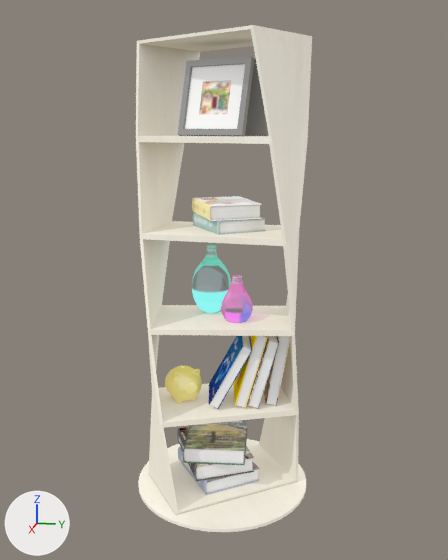
The glTF model assets/meetingRoom/twistShelf/scene.gltf as it was, and as the next commit left it.
The view is the same before and after, from a 50 mm camera at (214.3, 120.2, 133.0) aimed at (2.3, 77.8, 80.0). Arrows for +X, +Y and +Z are at lower left; the lights stay in place. Where no turn or scale is listed for an object, it has been applied to the vertices. Vertices at the same position are counted once.

The older version as bpy lines, for what is in view:
```python
me_mesh_0 = bpy.data.meshes.new('Mesh_0')
me_mesh_0.from_pydata(...)  # 753 vertices, 1248 faces; spans x -25.0..29.0, y 48.0..106.0, z 1.0..161.0
me_mesh_0.materials.append(mat_object001_mtl)
me_mesh_1 = bpy.data.meshes.new('Mesh_1')
me_mesh_1.from_pydata(...)  # 2214 vertices, 4320 faces; spans x -30.1..34.6, y 44.8..109.5, z 0.0..130.2
me_mesh_1.materials.append(mat_object001_mtl)
me_mesh_2 = bpy.data.meshes.new('Mesh_2')
me_mesh_2.from_pydata(...)  # 3059 vertices, 5384 faces; spans x -25.0..29.0, y 48.0..106.0, z 1.0..161.0
me_mesh_2.materials.append(mat_object001_mtl)
me_mesh_3 = bpy.data.meshes.new('Mesh_3')
me_mesh_3.from_pydata(...)  # 5558 vertices, 10908 faces; spans x -30.0..35.0, y 45.0..109.0, z 0.0..160.0
me_mesh_3.materials.append(mat_object001_mtl)
ob_mesh_0 = bpy.data.objects.new('Mesh_0', me_mesh_0)
ob_mesh_0.location = (0.0, 0.0, 0.0)
ob_mesh_1 = bpy.data.objects.new('Mesh_1', me_mesh_1)
ob_mesh_1.location = (0.0, 0.0, 0.0)
ob_mesh_2 = bpy.data.objects.new('Mesh_2', me_mesh_2)
ob_mesh_2.location = (0.0, 0.0, 0.0)
ob_mesh_3 = bpy.data.objects.new('Mesh_3', me_mesh_3)
ob_mesh_3.location = (0.0, 0.0, 0.0)
```
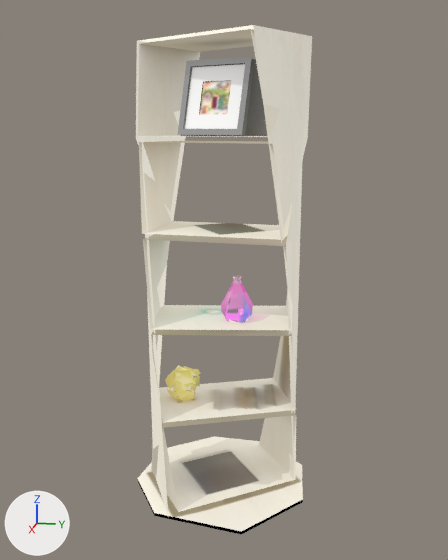
Patch to the scene script:
```diff
--- a/assets/meetingRoom/twistShelf/scene.gltf.py
+++ b/assets/meetingRoom/twistShelf/scene.gltf.py
@@ img_object001_mtl_basecolor @@
+img_object001_mtl_basecolor = load_image('Object001_mtl_baseColor', '_unpacked/Object001_mtl_baseColor', 2048, 2048, 'sRGB')
@@ mat_object001_mtl_001 @@
+mat_object001_mtl_001 = bpy.data.materials.new('Object001_mtl.001')
+# uses the picture img_object001_mtl_basecolor
@@ me_mesh_0 @@
 # used by ob_mesh_0; location = (0.0, 0.0, 0.0)
-me_mesh_0.from_pydata(...)  # 753 vertices, 1248 faces; spans x -25.0..29.0, y 48.0..106.0, z 1.0..161.0
+me_mesh_0.from_pydata(...)  # 193 vertices, 123 faces; spans x -28.0..31.0, y 48.0..106.0, z 1.0..161.0
+# me_mesh_0 part 1: 9 vertices moved within x 4.0..6.0, y 82.0..84.0, z 81.0..82.0; 597 vertices removed from x -21.0..26.0, y 48.0..106.0, z 33.0..155.0; 37 vertices added at x -28.0..31.0, y 50.0..104.0, z 1.0..129.0
+# me_mesh_0 part 2: 24 faces spanning x -25.0..29.0, y 48.0..106.0, z 1.0..161.0 switch from mat_object001_mtl to mat_object001_mtl_001
@@ me_mesh_3 @@
 # used by ob_mesh_3; location = (0.0, 0.0, 0.0)
-me_mesh_3.from_pydata(...)  # 5558 vertices, 10908 faces; spans x -30.0..35.0, y 45.0..109.0, z 0.0..160.0
+me_mesh_3.from_pydata(...)  # 178 vertices, 109 faces; spans x -29.0..34.0, y 45.0..109.0, z 0.0..160.0
+# me_mesh_3 part 3: the loose piece of 38 vertices spanning x -30.0..35.0, y 45.0..109.0, z 0.0 is rebuilt with 8 vertices and now spans x -29.0..34.0, y 45.0..109.0, z 0.0, in mat_object001_mtl_001
+# me_mesh_3 part 4: the loose piece of 38 vertices spanning x -30.0..35.0, y 45.0..109.0, z 1.0 is rebuilt with 8 vertices and now spans x -29.0..34.0, y 45.0..109.0, z 1.0, in mat_object001_mtl_001
+# me_mesh_3 part 5: 32 vertices moved within x -2.0..11.0, y 56.0..70.0, z 34.0..46.0; 5334 vertices removed from x -3.0..13.0, y 56.0..70.0, z 34.0..47.0; 31 vertices added at x -1.0..13.0, y 57.0..70.0, z 34.0..45.0
+# me_mesh_3 part 6: 20 faces spanning x -24.0..29.0, y 49.0..105.0, z 2.0..160.0 switch from mat_object001_mtl to mat_object001_mtl_001
@@ ob_mesh_1 @@
-ob_mesh_1 = bpy.data.objects.new('Mesh_1', me_mesh_1)
-ob_mesh_1.location = (0.0, 0.0, 0.0)
@@ ob_mesh_2 @@
-ob_mesh_2 = bpy.data.objects.new('Mesh_2', me_mesh_2)
-ob_mesh_2.location = (0.0, 0.0, 0.0)
```

Boxes (x1, y1, x2, y2) around the edits, measured in the pictures (448 x 560 px):
'Mesh_0', reshaped
    before: (141, 25, 312, 514)
    after: (136, 25, 312, 518)
'Mesh_3', reshaped
    before: (138, 44, 306, 529)
    after: (137, 29, 303, 534)
'Mesh_2', deleted
    before: (136, 25, 299, 515)
'Mesh_1', deleted
    before: (138, 245, 306, 532)
part 1 of me_mesh_0, cut back
    before: (148, 25, 312, 514)
    after: (136, 25, 312, 518)
part 2 of me_mesh_0, recoloured
    before: (141, 29, 296, 512)
    after: (139, 25, 296, 512)
part 3 of me_mesh_3, rebuilt (not visible before)
    after: (138, 481, 303, 534)
part 4 of me_mesh_3, rebuilt
    before: (138, 439, 306, 529)
    after: (137, 436, 303, 531)
part 5 of me_mesh_3, cut back
    before: (165, 366, 202, 403)
    after: (165, 365, 200, 402)
part 6 of me_mesh_3, recoloured
    both: (138, 44, 296, 480)
